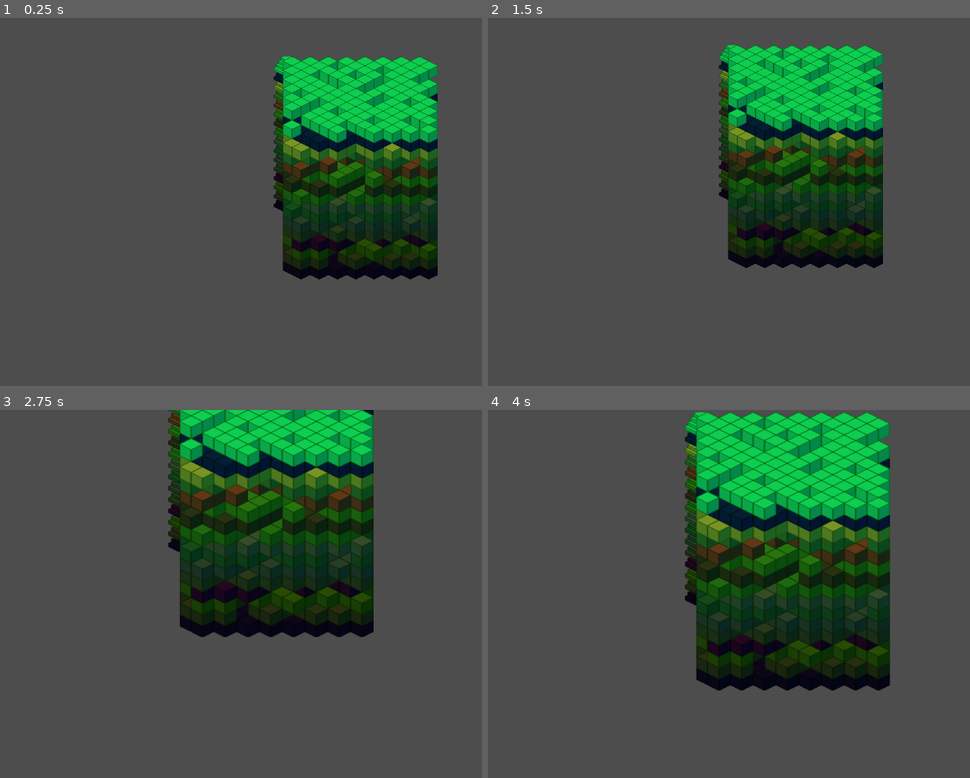
Above: before the commit, frames 1-4 (two rows, left to right).
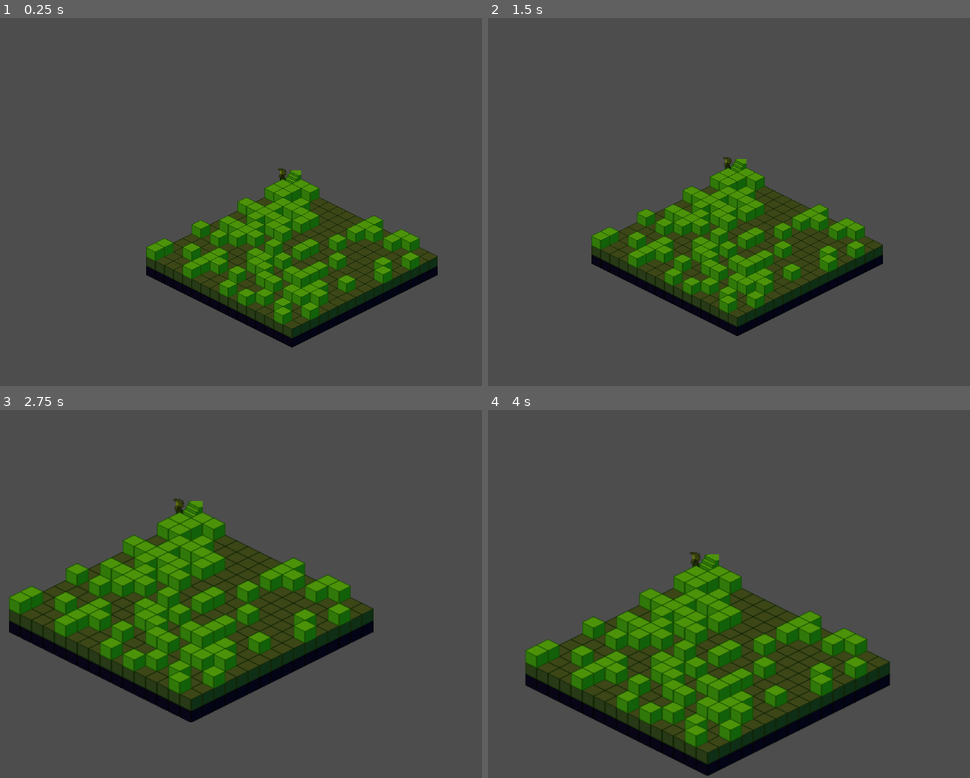
Above: after the commit, the same moments.

Repository: explosivose/isodig
Game: Godot game, scene res://node_2d.tscn
Same seed, same stepped clock (60 frames per second), same inputs: the game is played once before the commit and once after it.
Inputs (mouse positions are in pixels of both pictures, inside the frame that each line leads up to):
- Up to frame 1 (0.25 s): no input
- Up to frame 2 (1.5 s): tap Enter at 0.5 s; move the mouse to (916, 183) at 0.52 s; hold Right (ui_right) 0.53-1.28 s; hold Mouse wheel up (zoom_in) 0.53-1.28 s; move the mouse to (637, 220) at 1.27 s; hold Down (ui_down) from 1.28 s (still down); tap Mouse wheel down (zoom_out) at 1.35 s
- Up to frame 3 (2.75 s): move the mouse to (347, 513) at 2.02 s; release Down (ui_down) at 2.03 s; hold Right (ui_right) from 2.03 s (still down); hold Mouse wheel up (zoom_in) from 2.03 s (still down)
- Up to frame 4 (4 s): move the mouse to (738, 667) at 2.77 s; release Right (ui_right) at 2.78 s; release Mouse wheel up (zoom_in) at 2.78 s; hold Up (ui_up) 2.78-3.53 s; tap Mouse wheel down (zoom_out) at 2.85 s; move the mouse to (969, 649) at 3.52 s; hold Left (ui_left) from 3.53 s (still down); hold Mouse wheel up (zoom_in) from 3.53 s (still down)

The runs differ from the first frame. In frame 1, 29% of the frame differs, in the area x 30-91%, y 10-90%; in frame 2, 29%; in frame 3, 40%; in frame 4, 46%, in the area x 7-84%, y 0-100%.

Commit message:
add basic player

Diff:
--- a/isometric-sandbox-tileset.tres
+++ b/isometric-sandbox-tileset.tres
@@ -57,5 +57,6 @@
 
 [resource]
 tile_shape = 1
+tile_layout = 5
 tile_size = Vector2i(32, 16)
 sources/0 = SubResource("TileSetAtlasSource_0e48y")
--- a/node_2d.tscn
+++ b/node_2d.tscn
@@ -1,8 +1,9 @@
-[gd_scene load_steps=5 format=4 uid="uid://cadhfbyg7yjtx"]
+[gd_scene load_steps=6 format=4 uid="uid://cadhfbyg7yjtx"]
 
 [ext_resource type="TileSet" uid="uid://dsmnmrl1af5i7" path="res://isometric-sandbox-tileset.tres" id="1_wtcfe"]
 [ext_resource type="Script" uid="uid://dx61r8vda2hbq" path="res://world.gd" id="2_0e48y"]
 [ext_resource type="PackedScene" uid="uid://sxhn55vut4w" path="res://world_layer.tscn" id="2_epypp"]
+[ext_resource type="PackedScene" uid="uid://ngokegebgyb7" path="res://player.tscn" id="3_q6r6c"]
 [ext_resource type="Script" uid="uid://c0libtxhhqew8" path="res://camera_control.gd" id="4_0hol4"]
 
 [node name="root" type="Node2D"]
@@ -24,6 +25,9 @@
 tile_map_data = PackedByteArray("AAD///3/AAAAAAAAAAD///7/AAAAAAAAAAD+////AAAAAAAAAAD+/wAAAAAAAAAAAAD9/wEAAAAAAAAAAAD9/w …(224 unchanged characters)…
 tile_set = ExtResource("1_wtcfe")
 
+[node name="Player" parent="TileMap" instance=ExtResource("3_q6r6c")]
+y_sort_enabled = true
+
 [node name="World" type="Node2D" parent="."]
 script = ExtResource("2_0e48y")
 
--- /dev/null
+++ b/player.gd
@@ -0,0 +1,24 @@
+extends Node2D
+
+class_name Player
+
+signal try_move(player: Player, position: Vector3i, direction: Vector2i)
+
+var world_position: Vector3i
+
+func place_in_world(pos: Vector3i) -> void:
+  world_position = pos
+
+func _input(event: InputEvent) -> void:
+  var move_intent = Vector2i.ZERO;
+  if event.is_action_pressed("ui_left"):
+    move_intent.x -= 1
+  if event.is_action_pressed("ui_right"):
+    move_intent.x += 1
+  if event.is_action_pressed("ui_up"):
+    move_intent.y -= 1
+  if event.is_action_pressed("ui_down"):
+    move_intent.y += 1
+  if move_intent != Vector2i.ZERO:
+    print('move_intent', move_intent)
+    try_move.emit(self, world_position, move_intent)
--- /dev/null
+++ b/player.tscn
@@ -0,0 +1,767 @@
+[gd_scene load_steps=100 format=3 uid="uid://ngokegebgyb7"]
+
+[ext_resource type="Script" uid="uid://c6tx1o0bsks8n" path="res://player.gd" id="1_onrkg"]
+[ext_resource type="Texture2D" uid="uid://podtdupje32x" path="res://Mage/Mage-Sheet.png" id="2_i3pqv"]
+
+[sub_resource type="AtlasTexture" id="AtlasTexture_qgxp6"]
+atlas = ExtResource("2_i3pqv")
+region = Rect2(0, 864, 32, 48)
+
+[sub_resource type="AtlasTexture" id="AtlasTexture_akb8o"]
+atlas = ExtResource("2_i3pqv")
+region = Rect2(32, 864, 32, 48)
+
+[sub_resource type="AtlasTexture" id="AtlasTexture_t3mf0"]
+atlas = ExtResource("2_i3pqv")
+region = Rect2(64, 864, 32, 48)
+
+[sub_resource type="AtlasTexture" id="AtlasTexture_kejda"]
+atlas = ExtResource("2_i3pqv")
+region = Rect2(96, 864, 32, 48)
+
+[sub_resource type="AtlasTexture" id="AtlasTexture_uqk8q"]
+atlas = ExtResource("2_i3pqv")
+region = Rect2(128, 864, 32, 48)
+
+[sub_resource type="AtlasTexture" id="AtlasTexture_6uidu"]
+atlas = ExtResource("2_i3pqv")
+region = Rect2(160, 864, 32, 48)
+
+[sub_resource type="AtlasTexture" id="AtlasTexture_ytlpd"]
+atlas = ExtResource("2_i3pqv")
+region = Rect2(0, 576, 32, 48)
+
+[sub_resource type="AtlasTexture" id="AtlasTexture_2v765"]
+atlas = ExtResource("2_i3pqv")
+region = Rect2(32, 576, 32, 48)
+
+[sub_resource type="AtlasTexture" id="AtlasTexture_b8fb0"]
+atlas = ExtResource("2_i3pqv")
+region = Rect2(64, 576, 32, 48)
+
+[sub_resource type="AtlasTexture" id="AtlasTexture_ma08v"]
+atlas = ExtResource("2_i3pqv")
+region = Rect2(96, 576, 32, 48)
+
+[sub_resource type="AtlasTexture" id="AtlasTexture_s32dh"]
+atlas = ExtResource("2_i3pqv")
+region = Rect2(128, 576, 32, 48)
+
+[sub_resource type="AtlasTexture" id="AtlasTexture_037st"]
+atlas = ExtResource("2_i3pqv")
+region = Rect2(160, 576, 32, 48)
+
+[sub_resource type="AtlasTexture" id="AtlasTexture_qu7as"]
+atlas = ExtResource("2_i3pqv")
+region = Rect2(0, 1008, 32, 48)
+
+[sub_resource type="AtlasTexture" id="AtlasTexture_lyuya"]
+atlas = ExtResource("2_i3pqv")
+region = Rect2(32, 1008, 32, 48)
+
+[sub_resource type="AtlasTexture" id="AtlasTexture_5fipt"]
+atlas = ExtResource("2_i3pqv")
+region = Rect2(64, 1008, 32, 48)
+
+[sub_resource type="AtlasTexture" id="AtlasTexture_j02gt"]
+atlas = ExtResource("2_i3pqv")
+region = Rect2(96, 1008, 32, 48)
+
+[sub_resource type="AtlasTexture" id="AtlasTexture_thyvg"]
+atlas = ExtResource("2_i3pqv")
+region = Rect2(128, 1008, 32, 48)
+
+[sub_resource type="AtlasTexture" id="AtlasTexture_nsnm2"]
+atlas = ExtResource("2_i3pqv")
+region = Rect2(160, 1008, 32, 48)
+
+[sub_resource type="AtlasTexture" id="AtlasTexture_q6r6c"]
+atlas = ExtResource("2_i3pqv")
+region = Rect2(0, 432, 32, 48)
+
+[sub_resource type="AtlasTexture" id="AtlasTexture_x0ka3"]
+atlas = ExtResource("2_i3pqv")
+region = Rect2(32, 432, 32, 48)
+
+[sub_resource type="AtlasTexture" id="AtlasTexture_0h7mo"]
+atlas = ExtResource("2_i3pqv")
+region = Rect2(64, 432, 32, 48)
+
+[sub_resource type="AtlasTexture" id="AtlasTexture_nr8wp"]
+atlas = ExtResource("2_i3pqv")
+region = Rect2(96, 432, 32, 48)
+
+[sub_resource type="AtlasTexture" id="AtlasTexture_d2bti"]
+atlas = ExtResource("2_i3pqv")
+region = Rect2(128, 432, 32, 48)
+
+[sub_resource type="AtlasTexture" id="AtlasTexture_ta5nu"]
+atlas = ExtResource("2_i3pqv")
+region = Rect2(160, 432, 32, 48)
+
+[sub_resource type="AtlasTexture" id="AtlasTexture_kdubu"]
+atlas = ExtResource("2_i3pqv")
+region = Rect2(0, 0, 32, 48)
+
+[sub_resource type="AtlasTexture" id="AtlasTexture_d21ai"]
+atlas = ExtResource("2_i3pqv")
+region = Rect2(32, 0, 32, 48)
+
+[sub_resource type="AtlasTexture" id="AtlasTexture_rj586"]
+atlas = ExtResource("2_i3pqv")
+region = Rect2(64, 0, 32, 48)
+
+[sub_resource type="AtlasTexture" id="AtlasTexture_4d7sh"]
+atlas = ExtResource("2_i3pqv")
+region = Rect2(96, 0, 32, 48)
+
+[sub_resource type="AtlasTexture" id="AtlasTexture_ir8iy"]
+atlas = ExtResource("2_i3pqv")
+region = Rect2(128, 0, 32, 48)
+
+[sub_resource type="AtlasTexture" id="AtlasTexture_hqns4"]
+atlas = ExtResource("2_i3pqv")
+region = Rect2(160, 0, 32, 48)
+
+[sub_resource type="AtlasTexture" id="AtlasTexture_f8kvm"]
+atlas = ExtResource("2_i3pqv")
+region = Rect2(0, 720, 32, 48)
+
+[sub_resource type="AtlasTexture" id="AtlasTexture_3hhlv"]
+atlas = ExtResource("2_i3pqv")
+region = Rect2(32, 720, 32, 48)
+
+[sub_resource type="AtlasTexture" id="AtlasTexture_d88dk"]
+atlas = ExtResource("2_i3pqv")
+region = Rect2(64, 720, 32, 48)
+
+[sub_resource type="AtlasTexture" id="AtlasTexture_122lf"]
+atlas = ExtResource("2_i3pqv")
+region = Rect2(96, 720, 32, 48)
+
+[sub_resource type="AtlasTexture" id="AtlasTexture_r3ryn"]
+atlas = ExtResource("2_i3pqv")
+region = Rect2(128, 720, 32, 48)
+
+[sub_resource type="AtlasTexture" id="AtlasTexture_7ct8v"]
+atlas = ExtResource("2_i3pqv")
+region = Rect2(160, 720, 32, 48)
+
+[sub_resource type="AtlasTexture" id="AtlasTexture_flf07"]
+atlas = ExtResource("2_i3pqv")
+region = Rect2(0, 144, 32, 48)
+
+[sub_resource type="AtlasTexture" id="AtlasTexture_k73cj"]
+atlas = ExtResource("2_i3pqv")
+region = Rect2(32, 144, 32, 48)
+
+[sub_resource type="AtlasTexture" id="AtlasTexture_rjqkl"]
+atlas = ExtResource("2_i3pqv")
+region = Rect2(64, 144, 32, 48)
+
+[sub_resource type="AtlasTexture" id="AtlasTexture_fs4d3"]
+atlas = ExtResource("2_i3pqv")
+region = Rect2(96, 144, 32, 48)
+
+[sub_resource type="AtlasTexture" id="AtlasTexture_7vxoj"]
+atlas = ExtResource("2_i3pqv")
+region = Rect2(128, 144, 32, 48)
+
+[sub_resource type="AtlasTexture" id="AtlasTexture_ei405"]
+atlas = ExtResource("2_i3pqv")
+region = Rect2(160, 144, 32, 48)
+
+[sub_resource type="AtlasTexture" id="AtlasTexture_e8dv2"]
+atlas = ExtResource("2_i3pqv")
+region = Rect2(0, 288, 32, 48)
+
+[sub_resource type="AtlasTexture" id="AtlasTexture_2nhjh"]
+atlas = ExtResource("2_i3pqv")
+region = Rect2(32, 288, 32, 48)
+
+[sub_resource type="AtlasTexture" id="AtlasTexture_bjha6"]
+atlas = ExtResource("2_i3pqv")
+region = Rect2(64, 288, 32, 48)
+
+[sub_resource type="AtlasTexture" id="AtlasTexture_gt76g"]
+atlas = ExtResource("2_i3pqv")
+region = Rect2(96, 288, 32, 48)
+
+[sub_resource type="AtlasTexture" id="AtlasTexture_1fr6y"]
+atlas = ExtResource("2_i3pqv")
+region = Rect2(128, 288, 32, 48)
+
+[sub_resource type="AtlasTexture" id="AtlasTexture_2hxjc"]
+atlas = ExtResource("2_i3pqv")
+region = Rect2(160, 288, 32, 48)
+
+[sub_resource type="AtlasTexture" id="AtlasTexture_sg3tl"]
+atlas = ExtResource("2_i3pqv")
+region = Rect2(0, 912, 32, 48)
+
+[sub_resource type="AtlasTexture" id="AtlasTexture_0fsb4"]
+atlas = ExtResource("2_i3pqv")
+region = Rect2(32, 912, 32, 48)
+
+[sub_resource type="AtlasTexture" id="AtlasTexture_vl5tj"]
+atlas = ExtResource("2_i3pqv")
+region = Rect2(64, 912, 32, 48)
+
+[sub_resource type="AtlasTexture" id="AtlasTexture_16pp4"]
+atlas = ExtResource("2_i3pqv")
+region = Rect2(96, 912, 32, 48)
+
+[sub_resource type="AtlasTexture" id="AtlasTexture_5od4l"]
+atlas = ExtResource("2_i3pqv")
+region = Rect2(128, 912, 32, 48)
+
+[sub_resource type="AtlasTexture" id="AtlasTexture_4himb"]
+atlas = ExtResource("2_i3pqv")
+region = Rect2(160, 912, 32, 48)
+
+[sub_resource type="AtlasTexture" id="AtlasTexture_6orn5"]
+atlas = ExtResource("2_i3pqv")
+region = Rect2(0, 624, 32, 48)
+
+[sub_resource type="AtlasTexture" id="AtlasTexture_whnp6"]
+atlas = ExtResource("2_i3pqv")
+region = Rect2(32, 624, 32, 48)
+
+[sub_resource type="AtlasTexture" id="AtlasTexture_22e24"]
+atlas = ExtResource("2_i3pqv")
+region = Rect2(64, 624, 32, 48)
+
+[sub_resource type="AtlasTexture" id="AtlasTexture_m7xe6"]
+atlas = ExtResource("2_i3pqv")
+region = Rect2(96, 624, 32, 48)
+
+[sub_resource type="AtlasTexture" id="AtlasTexture_wqmsq"]
+atlas = ExtResource("2_i3pqv")
+region = Rect2(128, 624, 32, 48)
+
+[sub_resource type="AtlasTexture" id="AtlasTexture_fkgk1"]
+atlas = ExtResource("2_i3pqv")
+region = Rect2(160, 624, 32, 48)
+
+[sub_resource type="AtlasTexture" id="AtlasTexture_fv7tb"]
+atlas = ExtResource("2_i3pqv")
+region = Rect2(0, 1056, 32, 48)
+
+[sub_resource type="AtlasTexture" id="AtlasTexture_1m5r5"]
+atlas = ExtResource("2_i3pqv")
+region = Rect2(32, 1056, 32, 48)
+
+[sub_resource type="AtlasTexture" id="AtlasTexture_2wyoe"]
+atlas = ExtResource("2_i3pqv")
+region = Rect2(64, 1056, 32, 48)
+
+[sub_resource type="AtlasTexture" id="AtlasTexture_5cr6e"]
+atlas = ExtResource("2_i3pqv")
+region = Rect2(96, 1056, 32, 48)
+
+[sub_resource type="AtlasTexture" id="AtlasTexture_fm8k7"]
+atlas = ExtResource("2_i3pqv")
+region = Rect2(128, 1056, 32, 48)
+
+[sub_resource type="AtlasTexture" id="AtlasTexture_n63ng"]
+atlas = ExtResource("2_i3pqv")
+region = Rect2(160, 1056, 32, 48)
+
+[sub_resource type="AtlasTexture" id="AtlasTexture_ebxd8"]
+atlas = ExtResource("2_i3pqv")
+region = Rect2(0, 480, 32, 48)
+
+[sub_resource type="AtlasTexture" id="AtlasTexture_2u7jv"]
+atlas = ExtResource("2_i3pqv")
+region = Rect2(32, 480, 32, 48)
+
+[sub_resource type="AtlasTexture" id="AtlasTexture_24dk6"]
+atlas = ExtResource("2_i3pqv")
+region = Rect2(64, 480, 32, 48)
+
+[sub_resource type="AtlasTexture" id="AtlasTexture_mryly"]
+atlas = ExtResource("2_i3pqv")
+region = Rect2(96, 480, 32, 48)
+
+[sub_resource type="AtlasTexture" id="AtlasTexture_kq1c5"]
+atlas = ExtResource("2_i3pqv")
+region = Rect2(128, 480, 32, 48)
+
+[sub_resource type="AtlasTexture" id="AtlasTexture_ornx7"]
+atlas = ExtResource("2_i3pqv")
+region = Rect2(160, 480, 32, 48)
+
+[sub_resource type="AtlasTexture" id="AtlasTexture_cnnru"]
+atlas = ExtResource("2_i3pqv")
+region = Rect2(0, 48, 32, 48)
+
+[sub_resource type="AtlasTexture" id="AtlasTexture_540hr"]
+atlas = ExtResource("2_i3pqv")
+region = Rect2(32, 48, 32, 48)
+
+[sub_resource type="AtlasTexture" id="AtlasTexture_6ip5v"]
+atlas = ExtResource("2_i3pqv")
+region = Rect2(64, 48, 32, 48)
+
+[sub_resource type="AtlasTexture" id="AtlasTexture_q5dlx"]
+atlas = ExtResource("2_i3pqv")
+region = Rect2(96, 48, 32, 48)
+
+[sub_resource type="AtlasTexture" id="AtlasTexture_c4wnb"]
+atlas = ExtResource("2_i3pqv")
+region = Rect2(128, 48, 32, 48)
+
+[sub_resource type="AtlasTexture" id="AtlasTexture_7plk7"]
+atlas = ExtResource("2_i3pqv")
+region = Rect2(160, 48, 32, 48)
+
+[sub_resource type="AtlasTexture" id="AtlasTexture_wnn4a"]
+atlas = ExtResource("2_i3pqv")
+region = Rect2(0, 768, 32, 48)
+
+[sub_resource type="AtlasTexture" id="AtlasTexture_1aygh"]
+atlas = ExtResource("2_i3pqv")
+region = Rect2(32, 768, 32, 48)
+
+[sub_resource type="AtlasTexture" id="AtlasTexture_td2a2"]
+atlas = ExtResource("2_i3pqv")
+region = Rect2(64, 768, 32, 48)
+
+[sub_resource type="AtlasTexture" id="AtlasTexture_c6xte"]
+atlas = ExtResource("2_i3pqv")
+region = Rect2(96, 768, 32, 48)
+
+[sub_resource type="AtlasTexture" id="AtlasTexture_inwkr"]
+atlas = ExtResource("2_i3pqv")
+region = Rect2(128, 768, 32, 48)
+
+[sub_resource type="AtlasTexture" id="AtlasTexture_0dcxc"]
+atlas = ExtResource("2_i3pqv")
+region = Rect2(160, 768, 32, 48)
+
+[sub_resource type="AtlasTexture" id="AtlasTexture_fbwgr"]
+atlas = ExtResource("2_i3pqv")
+region = Rect2(0, 192, 32, 48)
+
+[sub_resource type="AtlasTexture" id="AtlasTexture_7mj2a"]
+atlas = ExtResource("2_i3pqv")
+region = Rect2(32, 192, 32, 48)
+
+[sub_resource type="AtlasTexture" id="AtlasTexture_fshgd"]
+atlas = ExtResource("2_i3pqv")
+region = Rect2(64, 192, 32, 48)
+
+[sub_resource type="AtlasTexture" id="AtlasTexture_lbrxf"]
+atlas = ExtResource("2_i3pqv")
+region = Rect2(96, 192, 32, 48)
+
+[sub_resource type="AtlasTexture" id="AtlasTexture_xjt7e"]
+atlas = ExtResource("2_i3pqv")
+region = Rect2(128, 192, 32, 48)
+
+[sub_resource type="AtlasTexture" id="AtlasTexture_0xo8l"]
+atlas = ExtResource("2_i3pqv")
+region = Rect2(160, 192, 32, 48)
+
+[sub_resource type="AtlasTexture" id="AtlasTexture_xfyss"]
+atlas = ExtResource("2_i3pqv")
+region = Rect2(0, 336, 32, 48)
+
+[sub_resource type="AtlasTexture" id="AtlasTexture_3ngjr"]
+atlas = ExtResource("2_i3pqv")
+region = Rect2(32, 336, 32, 48)
+
+[sub_resource type="AtlasTexture" id="AtlasTexture_qilgh"]
+atlas = ExtResource("2_i3pqv")
+region = Rect2(64, 336, 32, 48)
+
+[sub_resource type="AtlasTexture" id="AtlasTexture_4qosj"]
+atlas = ExtResource("2_i3pqv")
+region = Rect2(96, 336, 32, 48)
+
+[sub_resource type="AtlasTexture" id="AtlasTexture_cjlbh"]
+atlas = ExtResource("2_i3pqv")
+region = Rect2(128, 336, 32, 48)
+
+[sub_resource type="AtlasTexture" id="AtlasTexture_kfelt"]
+atlas = ExtResource("2_i3pqv")
+region = Rect2(160, 336, 32, 48)
+
+[sub_resource type="SpriteFrames" id="SpriteFrames_x0ka3"]
+animations = [{
+"frames": [{
+"duration": 1.0,
+"texture": SubResource("AtlasTexture_qgxp6")
+}, {
+"duration": 1.0,
+"texture": SubResource("AtlasTexture_akb8o")
+}, {
+"duration": 1.0,
+"texture": SubResource("AtlasTexture_t3mf0")
+}, {
+"duration": 1.0,
+"texture": SubResource("AtlasTexture_kejda")
+}, {
+"duration": 1.0,
+"texture": SubResource("AtlasTexture_uqk8q")
+}, {
+"duration": 1.0,
+"texture": SubResource("AtlasTexture_6uidu")
+}],
+"loop": true,
+"name": &"idle_e",
+"speed": 5.0
+}, {
+"frames": [{
+"duration": 1.0,
+"texture": SubResource("AtlasTexture_ytlpd")
+}, {
+"duration": 1.0,
+"texture": SubResource("AtlasTexture_2v765")
+}, {
+"duration": 1.0,
+"texture": SubResource("AtlasTexture_b8fb0")
+}, {
+"duration": 1.0,
+"texture": SubResource("AtlasTexture_ma08v")
+}, {
+"duration": 1.0,
+"texture": SubResource("AtlasTexture_s32dh")
+}, {
+"duration": 1.0,
+"texture": SubResource("AtlasTexture_037st")
+}],
+"loop": true,
+"name": &"idle_n",
+"speed": 5.0
+}, {
+"frames": [{
+"duration": 1.0,
+"texture": SubResource("AtlasTexture_qu7as")
+}, {
+"duration": 1.0,
+"texture": SubResource("AtlasTexture_lyuya")
+}, {
+"duration": 1.0,
+"texture": SubResource("AtlasTexture_5fipt")
+}, {
+"duration": 1.0,
+"texture": SubResource("AtlasTexture_j02gt")
+}, {
+"duration": 1.0,
+"texture": SubResource("AtlasTexture_thyvg")
+}, {
+"duration": 1.0,
+"texture": SubResource("AtlasTexture_nsnm2")
+}],
+"loop": true,
+"name": &"idle_ne",
+"speed": 5.0
+}, {
+"frames": [{
+"duration": 1.0,
+"texture": SubResource("AtlasTexture_q6r6c")
+}, {
+"duration": 1.0,
+"texture": SubResource("AtlasTexture_x0ka3")
+}, {
+"duration": 1.0,
+"texture": SubResource("AtlasTexture_0h7mo")
+}, {
+"duration": 1.0,
+"texture": SubResource("AtlasTexture_nr8wp")
+}, {
+"duration": 1.0,
+"texture": SubResource("AtlasTexture_d2bti")
+}, {
+"duration": 1.0,
+"texture": SubResource("AtlasTexture_ta5nu")
+}],
+"loop": true,
+"name": &"idle_nw",
+"speed": 5.0
+}, {
+"frames": [{
+"duration": 1.0,
+"texture": SubResource("AtlasTexture_kdubu")
+}, {
+"duration": 1.0,
+"texture": SubResource("AtlasTexture_d21ai")
+}, {
+"duration": 1.0,
+"texture": SubResource("AtlasTexture_rj586")
+}, {
+"duration": 1.0,
+"texture": SubResource("AtlasTexture_4d7sh")
+}, {
+"duration": 1.0,
+"texture": SubResource("AtlasTexture_ir8iy")
+}, {
+"duration": 1.0,
+"texture": SubResource("AtlasTexture_hqns4")
+}],
+"loop": true,
+"name": &"idle_s",
+"speed": 5.0
+}, {
+"frames": [{
+"duration": 1.0,
+"texture": SubResource("AtlasTexture_f8kvm")
+}, {
+"duration": 1.0,
+"texture": SubResource("AtlasTexture_3hhlv")
+}, {
+"duration": 1.0,
+"texture": SubResource("AtlasTexture_d88dk")
+}, {
+"duration": 1.0,
+"texture": SubResource("AtlasTexture_122lf")
+}, {
+"duration": 1.0,
+"texture": SubResource("AtlasTexture_r3ryn")
+}, {
+"duration": 1.0,
+"texture": SubResource("AtlasTexture_7ct8v")
+}],
+"loop": true,
+"name": &"idle_se",
+"speed": 5.0
+}, {
+"frames": [{
+"duration": 1.0,
+"texture": SubResource("AtlasTexture_flf07")
+}, {
+"duration": 1.0,
+"texture": SubResource("AtlasTexture_k73cj")
+}, {
+"duration": 1.0,
+"texture": SubResource("AtlasTexture_rjqkl")
+}, {
+"duration": 1.0,
+"texture": SubResource("AtlasTexture_fs4d3")
+}, {
+"duration": 1.0,
+"texture": SubResource("AtlasTexture_7vxoj")
+}, {
+"duration": 1.0,
+"texture": SubResource("AtlasTexture_ei405")
+}],
+"loop": true,
+"name": &"idle_sw",
+"speed": 5.0
+}, {
+"frames": [{
+"duration": 1.0,
+"texture": SubResource("AtlasTexture_e8dv2")
+}, {
+"duration": 1.0,
+"texture": SubResource("AtlasTexture_2nhjh")
+}, {
+"duration": 1.0,
+"texture": SubResource("AtlasTexture_bjha6")
+}, {
+"duration": 1.0,
+"texture": SubResource("AtlasTexture_gt76g")
+}, {
+"duration": 1.0,
+"texture": SubResource("AtlasTexture_1fr6y")
+}, {
+"duration": 1.0,
+"texture": SubResource("AtlasTexture_2hxjc")
+}],
+"loop": true,
+"name": &"idle_w",
+"speed": 5.0
+}, {
+"frames": [{
+"duration": 1.0,
+"texture": SubResource("AtlasTexture_sg3tl")
+}, {
+"duration": 1.0,
+"texture": SubResource("AtlasTexture_0fsb4")
+}, {
+"duration": 1.0,
+"texture": SubResource("AtlasTexture_vl5tj")
+}, {
+"duration": 1.0,
+"texture": SubResource("AtlasTexture_16pp4")
+}, {
+"duration": 1.0,
+"texture": SubResource("AtlasTexture_5od4l")
+}, {
+"duration": 1.0,
+"texture": SubResource("AtlasTexture_4himb")
+}],
+"loop": true,
+"name": &"walk_e",
+"speed": 5.0
+}, {
+"frames": [{
+"duration": 1.0,
+"texture": SubResource("AtlasTexture_6orn5")
+}, {
+"duration": 1.0,
+"texture": SubResource("AtlasTexture_whnp6")
+}, {
+"duration": 1.0,
+"texture": SubResource("AtlasTexture_22e24")
+}, {
+"duration": 1.0,
+"texture": SubResource("AtlasTexture_m7xe6")
+}, {
+"duration": 1.0,
+"texture": SubResource("AtlasTexture_wqmsq")
+}, {
+"duration": 1.0,
+"texture": SubResource("AtlasTexture_fkgk1")
+}],
+"loop": true,
+"name": &"walk_n",
+"speed": 5.0
+}, {
+"frames": [{
+"duration": 1.0,
+"texture": SubResource("AtlasTexture_fv7tb")
+}, {
+"duration": 1.0,
+"texture": SubResource("AtlasTexture_1m5r5")
+}, {
+"duration": 1.0,
+"texture": SubResource("AtlasTexture_2wyoe")
+}, {
+"duration": 1.0,
+"texture": SubResource("AtlasTexture_5cr6e")
+}, {
+"duration": 1.0,
+"texture": SubResource("AtlasTexture_fm8k7")
+}, {
+"duration": 1.0,
+"texture": SubResource("AtlasTexture_n63ng")
+}],
+"loop": true,
+"name": &"walk_ne",
+"speed": 5.0
+}, {
+"frames": [{
+"duration": 1.0,
+"texture": SubResource("AtlasTexture_ebxd8")
+}, {
+"duration": 1.0,
+"texture": SubResource("AtlasTexture_2u7jv")
+}, {
+"duration": 1.0,
+"texture": SubResource("AtlasTexture_24dk6")
+}, {
+"duration": 1.0,
+"texture": SubResource("AtlasTexture_mryly")
+}, {
+"duration": 1.0,
+"texture": SubResource("AtlasTexture_kq1c5")
+}, {
+"duration": 1.0,
+"texture": SubResource("AtlasTexture_ornx7")
+}],
+"loop": true,
+"name": &"walk_nw",
+"speed": 5.0
+}, {
+"frames": [{
+"duration": 1.0,
+"texture": SubResource("AtlasTexture_cnnru")
+}, {
+"duration": 1.0,
+"texture": SubResource("AtlasTexture_540hr")
+}, {
+"duration": 1.0,
+"texture": SubResource("AtlasTexture_6ip5v")
+}, {
+"duration": 1.0,
+"texture": SubResource("AtlasTexture_q5dlx")
+}, {
+"duration": 1.0,
+"texture": SubResource("AtlasTexture_c4wnb")
+}, {
+"duration": 1.0,
+"texture": SubResource("AtlasTexture_7plk7")
+}],
+"loop": true,
+"name": &"walk_s",
+"speed": 5.0
+}, {
+"frames": [{
+"duration": 1.0,
+"texture": SubResource("AtlasTexture_wnn4a")
+}, {
+"duration": 1.0,
+"texture": SubResource("AtlasTexture_1aygh")
+}, {
+"duration": 1.0,
+"texture": SubResource("AtlasTexture_td2a2")
+}, {
+"duration": 1.0,
+"texture": SubResource("AtlasTexture_c6xte")
+}, {
+"duration": 1.0,
+"texture": SubResource("AtlasTexture_inwkr")
+}, {
+"duration": 1.0,
+"texture": SubResource("AtlasTexture_0dcxc")
+}],
+"loop": true,
+"name": &"walk_se",
+"speed": 5.0
+}, {
+"frames": [{
+"duration": 1.0,
+"texture": SubResource("AtlasTexture_fbwgr")
+}, {
+"duration": 1.0,
+"texture": SubResource("AtlasTexture_7mj2a")
+}, {
+"duration": 1.0,
+"texture": SubResource("AtlasTexture_fshgd")
+}, {
+"duration": 1.0,
+"texture": SubResource("AtlasTexture_lbrxf")
+}, {
+"duration": 1.0,
+"texture": SubResource("AtlasTexture_xjt7e")
+}, {
+"duration": 1.0,
+"texture": SubResource("AtlasTexture_0xo8l")
+}],
+"loop": true,
+"name": &"walk_sw",
+"speed": 5.0
+}, {
+"frames": [{
+"duration": 1.0,
+"texture": SubResource("AtlasTexture_xfyss")
+}, {
+"duration": 1.0,
+"texture": SubResource("AtlasTexture_3ngjr")
+}, {
+"duration": 1.0,
+"texture": SubResource("AtlasTexture_qilgh")
+}, {
+"duration": 1.0,
+"texture": SubResource("AtlasTexture_4qosj")
+}, {
+"duration": 1.0,
+"texture": SubResource("AtlasTexture_cjlbh")
+}, {
+"duration": 1.0,
+"texture": SubResource("AtlasTexture_kfelt")
+}],
+"loop": true,
+"name": &"walk_w",
+"speed": 5.0
+}]
+
+[node name="Player" type="Node2D"]
+script = ExtResource("1_onrkg")
+
+[node name="AnimatedSprite2D" type="AnimatedSprite2D" parent="."]
+position = Vector2(0, -16)
+sprite_frames = SubResource("SpriteFrames_x0ka3")
+animation = &"walk_w"
--- a/world.gd
+++ b/world.gd
@@ -1,31 +1,68 @@
 extends Node2D
 
-var X = 8
-var Y = 16
-var Z = 16
+const TILE_VERTICAL = 16
+const SIZE = 16
+var X = SIZE
+var Y = SIZE
+var Z = 3
 
 var world_data: PackedInt64Array
 const WorldLayerScene = preload("res://world_layer.tscn")
+var layers: Array
+const PlayerScene = preload("res://player.tscn")
+var player
 
 func _ready():
+  player = PlayerScene.instantiate()
+  player.place_in_world(Vector3i(0, 0, Z - 1))
+  player.try_move.connect(_on_player_try_move)
+
   world_data = PackedInt64Array()
   world_data.resize(X * Y * Z)
   world_data.fill(0)
   for x in range(X):
     for y in range(Y):
       for z in range(Z):
-        var index = x + y * X + z * X * Y;
-        world_data[index] = 1 if randf() > 0.25 else 0
+        var index = _get_index(x, y, z)
+        world_data[index] = 1 if z < Z - 1 or randf() > 0.7 else 0
 
   for z in range(Z):
     var layer = WorldLayerScene.instantiate()
     layer.name = "layer_%d" % z
-    layer.position = Vector2(0, -z * 16)
+    layer.position = Vector2(0, -z * TILE_VERTICAL)
     layer.set_depth(z, Z)
     for x in range(X):
       for y in range(Y):
-        var index = x + y * X + z * X * Y;
+        var index = _get_index(x, y, z)
         var value = world_data[index]
         if (value == 1):
           layer.paint_cell(Vector2i(x, y))
+    layers.append(layer)
     add_child(layer)
+  layers[2].add_child(player)
+
+func _get_index(x: int, y: int, z: int) -> int:
+  return x + y * X + z * X * Y
+
+func _get_index_for_vector(pos: Vector3i) -> int:
+  return _get_index(pos.x, pos.y, pos.z)
+
+
+func _on_player_try_move(p: Player, pos: Vector3i, dir: Vector2i) -> void:
+  # check if player can move
+  print('try move')
+  var new_pos = pos + Vector3i(dir.x, dir.y, 0)
+  if is_walkable(new_pos):
+    p.world_position = new_pos
+    p.position = layers[pos.z].map_to_local(Vector2i(new_pos.x, new_pos.y))
+  else:
+    print('cannot move')
+
+
+func set_block(pos: Vector3i, value: int) -> void:
+  var index = _get_index_for_vector(pos)
+  world_data[index] = value
+
+func is_walkable(pos: Vector3i) -> bool:
+  var index = _get_index_for_vector(pos)
+  return index < X * Y * Z and world_data[index] == 0
--- a/world_layer.gd
+++ b/world_layer.gd
@@ -2,12 +2,23 @@
 
 extends TileMapLayer
 
+const CUBE_GREEN = Vector2i(0, 0)
+const CUBE_GRAY = Vector2i(0, 3)
+const CUBE_ORANGE = Vector2i(0, 6)
+var depth = 0
 
-func set_depth(depth: int, max_depth: int):
+func set_depth(new_depth: int, max_depth: int):
+  depth = new_depth
   var color = Color(randf(), randf(), randf())
   var layer_color = color.lerp(color.darkened(0.7), 1 - float(depth) / max_depth)
   modulate = layer_color
 
 
 func paint_cell(coords: Vector2i):
-  set_cell(coords, 0, Vector2i(0, 0))
+  set_cell(coords, 0, CUBE_GREEN)
+
+# func _input(event: InputEvent) -> void:
+#   if event is InputEventMouseMotion:
+#     var camera = get_viewport().get_camera_2d()
+#     var coords = local_to_map(camera.get_global_mouse_position())
+#     paint_cell(coords)
Binary file added: Mage/Mage-Sheet.png
Not shown, added: Mage/Mage-Sheet.png.import
Not shown, added: player.gd.uid
